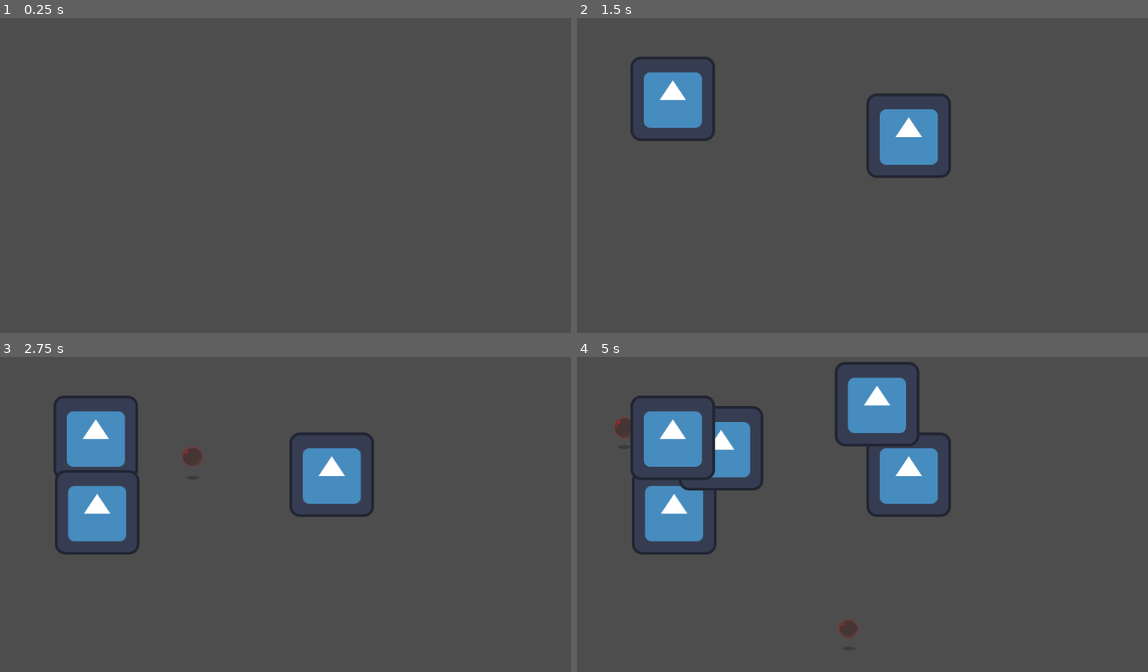
Above: before the commit, frames 1-4 (two rows, left to right).
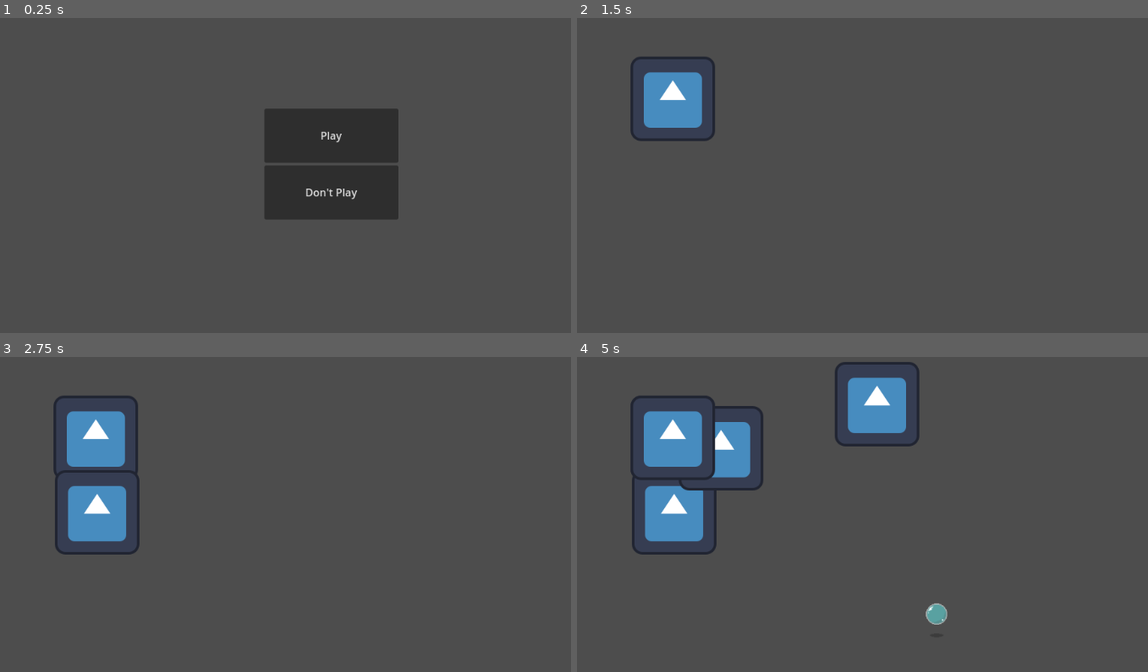
Above: after the commit, the same moments.

Repository: benxutech/bubble-tower-defense
Game: Godot game, scene res://Scenes/Menu/menu.tscn
The game is run twice, just before and just after one commit, with the same random seed, the same clock (stepped at 60 frames per second) and the same inputs. Before the commit the project starts from res://Scenes/Maps/BaseMap.tscn. The engine's default icon, where the game draws it, is replaced by a stand-in: a white triangle on a blue panel in a dark square.
Inputs (mouse positions are in pixels of both pictures, inside the frame that each line leads up to):
- Up to frame 1 (0.25 s): no input
- Up to frame 2 (1.5 s): click (908, 134) at 0.5 s, where only the run after the commit has a clickable "Play"; move the mouse to (674, 99) at 1.27 s; click (674, 99) at 1.42 s
- Up to frame 3 (2.75 s): tap Enter at 2 s; move the mouse to (97, 511) at 2.02 s; click (97, 511) at 2.17 s
- Up to frame 4 (5 s): move the mouse to (879, 404) at 2.77 s; click (879, 404) at 2.92 s; move the mouse to (719, 448) at 3.52 s; click (719, 448) at 3.67 s; move the mouse to (674, 438) at 4.27 s; click (674, 438) at 4.42 s

The runs differ from the first frame. In frame 1, 7.8% of the frame differs, in the area x 46-70%, y 28-64%; in frame 2, 2.3%; in frame 3, 2.3%; in frame 4, 2.5%.

Commit message:
main menu

Diff:
--- a/Scenes/Bubbles/base_bubble.gd
+++ b/Scenes/Bubbles/base_bubble.gd
@@ -9,7 +9,7 @@
 
 # Called when the node enters the scene tree for the first time.
 func _ready() -> void:
-	$BubbleSprite.modulate = Color.BROWN
+	$BubbleSprite.modulate = Color.WHITE
 
 func finished_path():
 	if is_destroyed:
--- a/Scenes/Bubbles/bubble.tres
+++ b/Scenes/Bubbles/bubble.tres
@@ -1,6 +1,6 @@
 [gd_resource type="SpriteFrames" load_steps=11 format=3 uid="uid://bvgi1slhq3yrd"]
 
-[ext_resource type="Texture2D" uid="uid://b7t2r7dyta3sf" path="res://Assets/Bubble/idle/bubl (1).png" id="1_r1h2s"]
+[ext_resource type="Texture2D" uid="uid://b7t2r7dyta3sf" path="res://Assets/Bubble/idle/bubl.png" id="1_r1h2s"]
 [ext_resource type="Texture2D" uid="uid://spkhhhe5ggme" path="res://Assets/Bubble/pop/bublpop.png" id="2_neg6d"]
 
 [sub_resource type="AtlasTexture" id="AtlasTexture_uhr8g"]
--- /dev/null
+++ b/Scenes/Menu/menu.gd
@@ -0,0 +1,19 @@
+extends Node2D
+
+
+# Called when the node enters the scene tree for the first time.
+func _ready():
+	pass # Replace with function body.
+
+
+# Called every frame. 'delta' is the elapsed time since the previous frame.
+func _process(delta):
+	pass
+
+
+func _on_button_exit_pressed():
+	get_tree().quit()
+
+
+func _on_button_play_pressed():
+	get_tree().change_scene_to_file("res://Scenes/Maps/BaseMap.tscn")
--- a/Scenes/Menu/menu.tscn
+++ b/Scenes/Menu/menu.tscn
@@ -1,3 +1,25 @@
-[gd_scene format=3 uid="uid://cusmq1so44wm6"]
+[gd_scene load_steps=2 format=3 uid="uid://cusmq1so44wm6"]
+
+[ext_resource type="Script" path="res://Scenes/Menu/menu.gd" id="1_mus75"]
 
 [node name="Menu" type="Node2D"]
+script = ExtResource("1_mus75")
+
+[node name="VBoxContainer" type="VBoxContainer" parent="."]
+offset_left = 560.0
+offset_top = 236.0
+offset_right = 763.0
+offset_bottom = 404.0
+
+[node name="ButtonPlay" type="Button" parent="VBoxContainer"]
+layout_mode = 2
+size_flags_vertical = 3
+text = "Play"
+
+[node name="ButtonExit" type="Button" parent="VBoxContainer"]
+layout_mode = 2
+size_flags_vertical = 3
+text = "Don't Play"
+
+[connection signal="pressed" from="VBoxContainer/ButtonPlay" to="." method="_on_button_play_pressed"]
+[connection signal="pressed" from="VBoxContainer/ButtonExit" to="." method="_on_button_exit_pressed"]
--- a/project.godot
+++ b/project.godot
@@ -11,7 +11,7 @@
 [application]
 
 config/name="Bubble Tower Defense"
-run/main_scene="res://Scenes/Maps/BaseMap.tscn"
+run/main_scene="res://Scenes/Menu/menu.tscn"
 config/features=PackedStringArray("4.3", "GL Compatibility")
 config/icon="res://icon.svg"
 
Renamed: Assets/Bubble/idle/bubl (1).png -> Assets/Bubble/idle/bubl.png
Not shown, changed: Assets/Bubble/idle/bubl.png.import
Not shown: 1 places in Scenes/Bubbles/BaseBubble.tscn that only renumber resources
Not shown: 1 places in Scenes/Bubbles/SimpleBubble.tscn that only renumber resources
Not shown: 1 places in Scenes/Maps/BaseMap.tscn that only renumber resources
Not shown: 1 places in Scenes/Maps/Map1.tscn that only renumber resources
